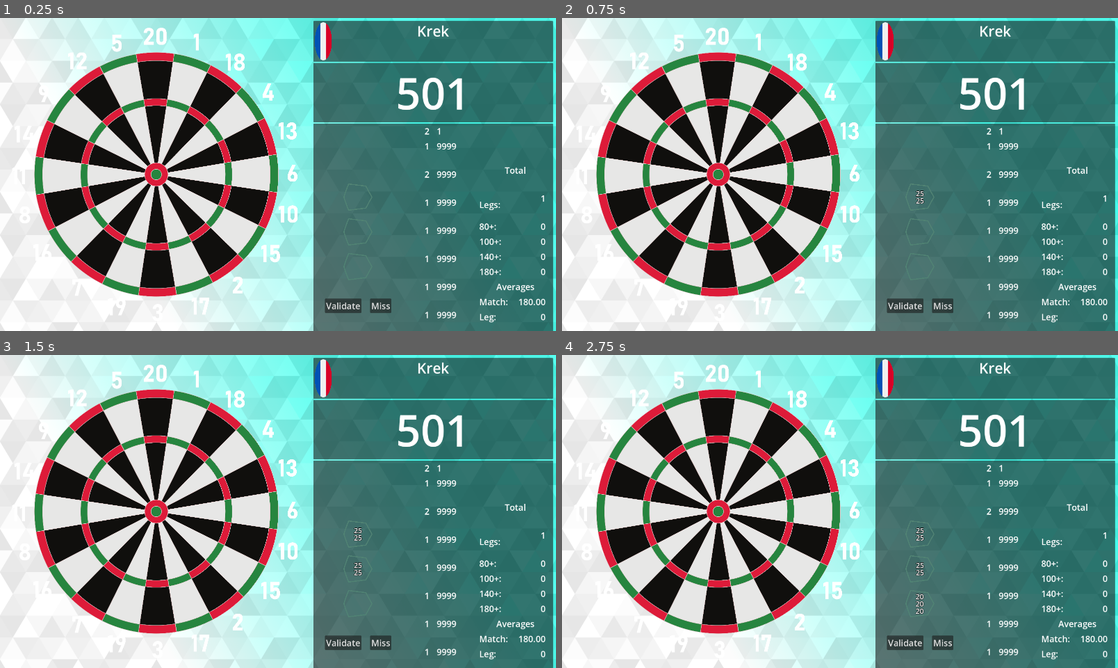
Above: before the commit, frames 1-4 (two rows, left to right).
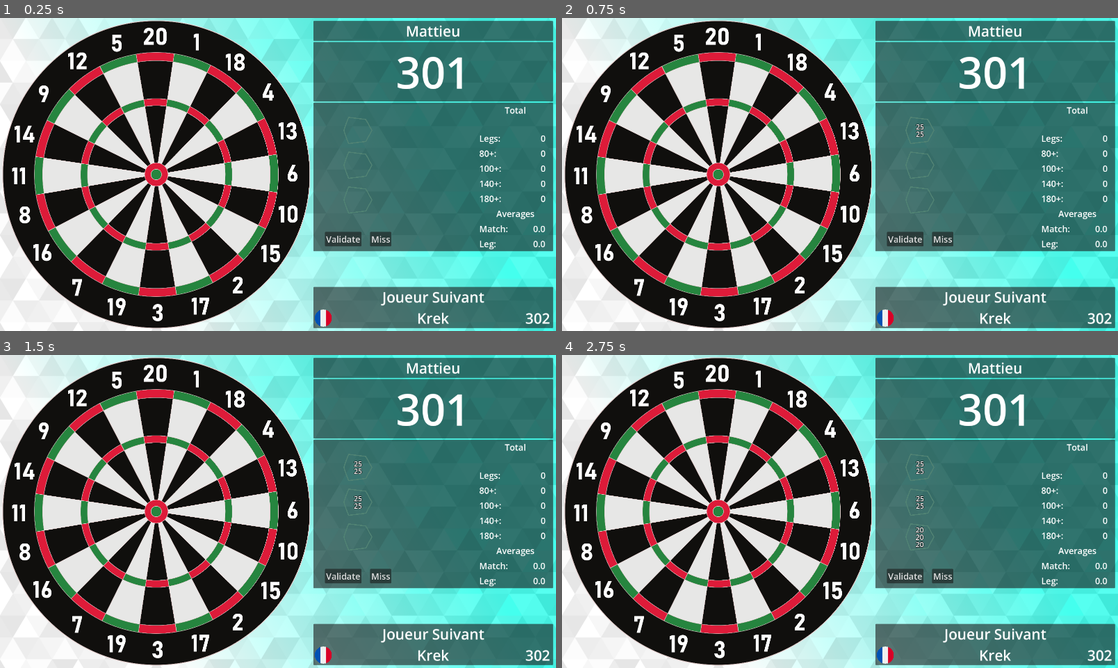
Above: after the commit, the same moments.

Repository: Duschmolll/liDarts
Game: Godot game, scene res://x01.tscn
The game is run twice, just before and just after one commit, with the same random seed, the same clock (stepped at 60 frames per second) and the same inputs. This scene is started directly instead of the project's main scene.
Inputs (mouse positions are in pixels of both pictures, inside the frame that each line leads up to):
- Up to frame 1 (0.25 s): no input
- Up to frame 2 (0.75 s): click (717, 174) at 0.52 s
- Up to frame 3 (1.5 s): click (155, 511) at 1.27 s
- Up to frame 4 (2.75 s): click (717, 439) at 2.02 s

The runs differ from the first frame. In frame 1, 25% of the frame differs, in the area x 0-100%, y 0-100%; in frame 2, 25%; in frame 3, 25%; in frame 4, 25%.
Error before the commit: Invalid access of index '0' on a base object of type: 'Array'. (res://x_01.gd:66)

Commit message:
Sync 03/03/2025

Diff:
--- a/dartboard.tscn
+++ b/dartboard.tscn
@@ -65,7 +65,6 @@
 group20 = NodePath("Group20")
 
 [node name="DartboardBG" type="TextureRect" parent="."]
-visible = false
 layout_mode = 0
 offset_right = 2562.0
 offset_bottom = 2562.0
--- a/project.godot
+++ b/project.godot
@@ -12,7 +12,7 @@
 
 config/name="liDarts"
 run/main_scene="res://main_menu.tscn"
-config/features=PackedStringArray("4.3", "Forward Plus")
+config/features=PackedStringArray("4.4", "Forward Plus")
 config/icon="res://icon.svg"
 
 [autoload]
--- a/script/global_data.gd
+++ b/script/global_data.gd
@@ -101,7 +101,7 @@
 
 		for key in data.global_data.player_list.keys():
 			var current_player = data.global_data.player_list[key]
-			GlobalData.player_list[key] = Player.new()
+			GlobalData.player_list[key] = Player_old.new()
 			GlobalData.player_list[key].name = current_player.name
 			GlobalData.player_list[key].flag = current_player.flag
 			GlobalData.player_list[key].all_time_average_per_leg = current_player.all_time_average_per_leg
@@ -118,7 +118,7 @@
 
 		for key in data.global_data.player_selected.keys():
 			var current_player = data.global_data.player_selected[key]
-			GlobalData.player_selected[key] = Player.new()
+			GlobalData.player_selected[key] = Player_old.new()
 			GlobalData.player_selected[key].name = current_player.name
 			GlobalData.player_selected[key].flag = current_player.flag
 
--- a/script/player.gd
+++ b/script/player.gd
@@ -2,19 +2,19 @@
 
 var name: String
 var flag: String
-var dart_1: int = 0
-var dart_2: int = 0
-var dart_3: int = 0
-var total_throw: int = 0
-var turn: bool = false
+
+var throw: int = 0
+var throwList = Array([], TYPE_INT, "", null)
+var scoreList = Array([], TYPE_INT, "", null)
 var number_of_turn: int = 0
-var total_score: int = 0
+
+var score: int = 0
 var target_score: int = 0
+
 var leg: int = 0
 var average: float = 0.0
 var average_per_leg: float = 0.0
 
-var container: Node
 
 var score_80: int = 0
 var score_100: int = 0
@@ -33,3 +33,48 @@
 var all_time_leg: int
 var all_time_leg_win: int
 var all_time_total_score: int
+
+func _init(name:String, flag: String) -> void:
+	self.name = name
+	self.flag = flag
+
+func newGame(targetScore: int) -> void:
+
+	self.throw = 0
+	self.number_of_turn = 0
+
+	self.leg = 0
+	self.average = 0.0
+	self.average_per_leg = 0.0
+
+	self.target_score = targetScore
+	self.score = self.target_score
+
+func newThrow(newThrow: int) -> int:
+	self.throw = newThrow
+	self.score = self.score - newThrow
+
+	if self.score >= 0:
+		if newThrow >= 80:
+			if newThrow >= 180:
+				self.score_180 += 1
+			elif newThrow >= 140:
+				self.score_140 += 1
+			elif newThrow >= 100:
+				self.score_100 += 1
+			else:
+				self.score_80 += 1
+
+		self.throwList.append(self.throw)
+		self.scoreList.append(self.score)
+
+		if self.score > 0:
+			return 1
+		else:
+			return 0
+	else:
+		self.throw = 0
+		self.throwList.append(self.throw)
+		self.score = self.scoreList[-1]
+		self.scoreList.append(self.score)
+		return -1
--- /dev/null
+++ b/script/player_old.gd
@@ -0,0 +1,36 @@
+class_name Player_old
+
+var name: String
+var flag: String
+
+var dart_1: int = 0
+var dart_2: int = 0
+var dart_3: int = 0
+var total_throw: int = 0
+var turn: bool = false
+var number_of_turn: int = 0
+var total_score: int = 0
+var target_score: int = 0
+var leg: int = 0
+var average: float = 0.0
+var average_per_leg: float = 0.0
+
+var container: Node
+
+var score_80: int = 0
+var score_100: int = 0
+var score_140: int = 0
+var score_180: int = 0
+
+#Global Stats
+var all_time_average_per_leg: float
+var all_time_average_per_throw: float
+var all_time_throw: int
+var all_time_dart: int
+var all_time_score_80: int
+var all_time_score_100: int
+var all_time_score_140: int
+var all_time_score_180: int
+var all_time_leg: int
+var all_time_leg_win: int
+var all_time_total_score: int
--- a/x01.tscn
+++ b/x01.tscn
@@ -49,10 +49,23 @@
 var history_throw = []
 var history_score = []
 
-# Called when the node enters the scene tree for the first time.
+func newGame() -> void:
+	for elem in history_score:
+		elem.text = \"\"
+	for elem in history_throw:
+		elem.text = \"\"
+
+func update(player: Player) -> void:
+	var length = min(len(player.throwList), len(history_score))
+	var k = 0
+	for i in range(len(player.throwList) - 1, (len(player.throwList) - length - 1), -1):
+		history_throw[k].text = str(player.throwList[i])
+		history_score[k].text = str(player.scoreList[i])
+		k += 1
+
 func _ready() -> void:
 	history_throw = [history_01_throw, history_02_throw, history_03_throw, history_04_throw, history_05_throw, history_06_throw, history_07_throw, history_08_throw, history_09_throw]
-	history_score = [history_01_score, history_02_score, history_03_score, history_04_score, history_05_score, history_06_score,history_07_score,history_08_score, history_09_score]
+	history_score = [history_01_score, history_02_score, history_03_score, history_04_score, history_05_score, history_06_score, history_07_score, history_08_score, history_09_score]
 "
 
 [sub_resource type="GDScript" id="GDScript_dttjp"]
@@ -66,11 +79,22 @@
 @export var stat_average: Label
 @export var stat_average_leg: Label
 
-var statistic_total = []
-
-func _ready() -> void:
-	statistic_total = [stat_80, stat_100, stat_140, stat_180]
+
+func fromPlayer(player: Player) -> void:
+	stat_leg.text = str(player.leg)
+	stat_80.text = str(player.score_80)
+	stat_100.text = str(player.score_100)
+	stat_140.text = str(player.score_140)
+	stat_180.text = str(player.score_180)
+
+	stat_average.text = str(player.average)
+	stat_average_leg.text = str(player.average_per_leg)
+
+func update(player: Player) -> void:
+	fromPlayer(player)
 "
+
+[sub_resource type="StyleBoxEmpty" id="StyleBoxEmpty_e2ibp"]
 
 [node name="Control" type="Control" node_paths=PackedStringArray("dartboard", "dartScore", "dartScoreBtn", "infoPanel")]
 layout_mode = 3
@@ -106,7 +130,7 @@
 anchor_left = 1.0
 anchor_right = 1.0
 offset_left = -848.0
-offset_bottom = 812.0
+offset_bottom = 815.0
 grow_horizontal = 0
 theme_override_constants/margin_left = 10
 theme_override_constants/margin_top = 10
@@ -139,7 +163,8 @@
 [node name="Flag" type="TextureRect" parent="PlayerPanel/VBoxContainer/Name/MarginContainer"]
 layout_mode = 2
 texture = ExtResource("2_weocv")
-expand_mode = 4
+expand_mode = 1
+stretch_mode = 5
 
 [node name="CenterContainer" type="CenterContainer" parent="PlayerPanel/VBoxContainer/Name"]
 layout_mode = 2
@@ -151,8 +176,7 @@
 layout_mode = 2
 size_flags_horizontal = 3
 theme_override_font_sizes/font_size = 50
-text = "Krek
-"
+text = "Krek"
 horizontal_alignment = 1
 vertical_alignment = 1
 
@@ -263,7 +287,7 @@
 history_06_throw = NodePath("CenterContainer6/Shot00/score")
 history_06_score = NodePath("CenterContainer6/Shot00/rem_score")
 history_07_throw = NodePath("CenterContainer7/Shot00/score")
-history_07_score = NodePath("CenterContainer6/Shot00/rem_score")
+history_07_score = NodePath("CenterContainer7/Shot00/rem_score")
 history_08_throw = NodePath("CenterContainer8/Shot00/score")
 history_08_score = NodePath("CenterContainer8/Shot00/rem_score")
 history_09_throw = NodePath("CenterContainer9/Shot00/score")
@@ -309,8 +333,7 @@
 custom_minimum_size = Vector2(100, 0)
 layout_mode = 2
 theme_override_font_sizes/font_size = 30
-text = "9999
-"
+text = "9999"
 
 [node name="CenterContainer3" type="CenterContainer" parent="PlayerPanel/VBoxContainer/PanelContainer/MarginContainer/CenterContainer/History"]
 layout_mode = 2
@@ -331,8 +354,7 @@
 custom_minimum_size = Vector2(100, 0)
 layout_mode = 2
 theme_override_font_sizes/font_size = 30
-text = "9999
-"
+text = "9999"
 
 [node name="CenterContainer4" type="CenterContainer" parent="PlayerPanel/VBoxContainer/PanelContainer/MarginContainer/CenterContainer/History"]
 layout_mode = 2
@@ -353,8 +375,7 @@
 custom_minimum_size = Vector2(100, 0)
 layout_mode = 2
 theme_override_font_sizes/font_size = 30
-text = "9999
-"
+text = "9999"
 
 [node name="CenterContainer5" type="CenterContainer" parent="PlayerPanel/VBoxContainer/PanelContainer/MarginContainer/CenterContainer/History"]
 layout_mode = 2
@@ -375,8 +396,7 @@
 custom_minimum_size = Vector2(100, 0)
 layout_mode = 2
 theme_override_font_sizes/font_size = 30
-text = "9999
-"
+text = "9999"
 
 [node name="CenterContainer6" type="CenterContainer" parent="PlayerPanel/VBoxContainer/PanelContainer/MarginContainer/CenterContainer/History"]
 layout_mode = 2
@@ -397,8 +417,7 @@
 custom_minimum_size = Vector2(100, 0)
 layout_mode = 2
 theme_override_font_sizes/font_size = 30
-text = "9999
-"
+text = "9999"
 
 [node name="CenterContainer7" type="CenterContainer" parent="PlayerPanel/VBoxContainer/PanelContainer/MarginContainer/CenterContainer/History"]
 layout_mode = 2
@@ -419,8 +438,7 @@
 custom_minimum_size = Vector2(100, 0)
 layout_mode = 2
 theme_override_font_sizes/font_size = 30
-text = "9999
-"
+text = "9999"
 
 [node name="CenterContainer8" type="CenterContainer" parent="PlayerPanel/VBoxContainer/PanelContainer/MarginContainer/CenterContainer/History"]
 layout_mode = 2
@@ -441,8 +459,7 @@
 custom_minimum_size = Vector2(100, 0)
 layout_mode = 2
 theme_override_font_sizes/font_size = 30
-text = "9999
-"
+text = "9999"
 
 [node name="CenterContainer9" type="CenterContainer" parent="PlayerPanel/VBoxContainer/PanelContainer/MarginContainer/CenterContainer/History"]
 layout_mode = 2
@@ -463,8 +480,7 @@
 custom_minimum_size = Vector2(100, 0)
 layout_mode = 2
 theme_override_font_sizes/font_size = 30
-text = "9999
-"
+text = "9999"
 
 [node name="CenterContainer3" type="CenterContainer" parent="PlayerPanel/VBoxContainer/PanelContainer/MarginContainer"]
 layout_mode = 2
@@ -505,8 +521,7 @@
 custom_minimum_size = Vector2(100, 0)
 layout_mode = 2
 theme_override_font_sizes/font_size = 30
-text = "1
-"
+text = "1"
 horizontal_alignment = 2
 
 [node name="80+" type="HBoxContainer" parent="PlayerPanel/VBoxContainer/PanelContainer/MarginContainer/CenterContainer3/Statistic"]
@@ -611,3 +626,78 @@
 theme_override_font_sizes/font_size = 30
 text = "0"
 horizontal_alignment = 2
+
+[node name="NextPlayer" type="MarginContainer" parent="."]
+layout_mode = 1
+anchors_preset = 3
+anchor_left = 1.0
+anchor_top = 1.0
+anchor_right = 1.0
+anchor_bottom = 1.0
+offset_left = -848.0
+offset_top = -89.0
+grow_horizontal = 0
+grow_vertical = 0
+theme_override_constants/margin_left = 10
+theme_override_constants/margin_top = 10
+theme_override_constants/margin_right = 10
+theme_override_constants/margin_bottom = 10
+
+[node name="PanelContainer" type="PanelContainer" parent="NextPlayer"]
+layout_mode = 2
+
+[node name="VBoxContainer" type="VBoxContainer" parent="NextPlayer/PanelContainer"]
+layout_mode = 2
+
+[node name="CenterContainer" type="CenterContainer" parent="NextPlayer/PanelContainer/VBoxContainer"]
+layout_mode = 2
+
+[node name="Name" type="Label" parent="NextPlayer/PanelContainer/VBoxContainer/CenterContainer"]
+layout_mode = 2
+size_flags_horizontal = 3
+theme_override_font_sizes/font_size = 50
+text = "Joueur Suivant"
+horizontal_alignment = 1
+vertical_alignment = 1
+
+[node name="PanelContainer" type="PanelContainer" parent="NextPlayer/PanelContainer/VBoxContainer"]
+layout_mode = 2
+theme_override_styles/panel = SubResource("StyleBoxEmpty_e2ibp")
+
+[node name="MarginContainer" type="MarginContainer" parent="NextPlayer/PanelContainer/VBoxContainer/PanelContainer"]
+custom_minimum_size = Vector2(69, 0)
+layout_mode = 2
+size_flags_horizontal = 0
+theme_override_constants/margin_left = 5
+theme_override_constants/margin_top = 5
+theme_override_constants/margin_right = 5
+theme_override_constants/margin_bottom = 5
+
+[node name="Flag" type="TextureRect" parent="NextPlayer/PanelContainer/VBoxContainer/PanelContainer/MarginContainer"]
+layout_mode = 2
+texture = ExtResource("2_weocv")
+expand_mode = 4
+
+[node name="CenterContainer2" type="CenterContainer" parent="NextPlayer/PanelContainer/VBoxContainer/PanelContainer"]
+layout_mode = 2
+
+[node name="Name" type="Label" parent="NextPlayer/PanelContainer/VBoxContainer/PanelContainer/CenterContainer2"]
+layout_mode = 2
+size_flags_horizontal = 3
+theme_override_font_sizes/font_size = 50
+text = "Krek"
+horizontal_alignment = 1
+vertical_alignment = 1
+
+[node name="MarginContainer2" type="MarginContainer" parent="NextPlayer/PanelContainer/VBoxContainer/PanelContainer"]
+layout_mode = 2
+theme_override_constants/margin_left = 10
+theme_override_constants/margin_right = 10
+
+[node name="Name" type="Label" parent="NextPlayer/PanelContainer/VBoxContainer/PanelContainer/MarginContainer2"]
+layout_mode = 2
+size_flags_horizontal = 3
+theme_override_font_sizes/font_size = 50
+text = "302"
+horizontal_alignment = 2
+vertical_alignment = 1
--- a/x_01.gd
+++ b/x_01.gd
@@ -4,6 +4,9 @@
 @export var dartScore: Control
 @export var dartScoreBtn: HBoxContainer
 @export var infoPanel: VBoxContainer
+
+var playerList = [Player.new("Mattieu", "xxx"), Player.new("Krek", "xxx")]
+var currentPlayer: Player
 
 func dartboardButton(btn, type) -> void:
 	match type:
@@ -25,18 +28,12 @@
 		"scoreSetting":
 			match btn.text:
 				"Validate":
-					var allFull: bool = true
 					var throwScore: int = 0
 					for dartValue in dartScore.buttonList:
-						if dartValue.label.text == "":
-							allFull = false
-						else:
-							throwScore += dartValue.value
-					if allFull:
-						print(throwScore)
-						for dartValue in dartScore.buttonList:
-							dartValue.label.text = ""
-							dartValue.value = 0
+						throwScore += dartValue.value
+
+					endTurn(throwScore)
+
 
 				"Miss":
 					for dartValue in dartScore.buttonList:
@@ -61,21 +58,39 @@
 	for btn: TextureButton in dartScore.buttonList:
 		btn.pressed.connect(Callable(self, "dartboardButton").bind(btn, "dartScore"))
 
-func initGame(playerList) -> void:
-	var key = playerList.keys()
-	var currentPlayer = GlobalData.player_list[key[0]]
+func initGame() -> void:
+
+	for player: Player in playerList:
+		player.newGame(301)
+
+	currentPlayer = playerList[0]
 
 	infoPanel.player_name.text = currentPlayer.name
 	infoPanel.player_flag.set_texture(load(currentPlayer.flag))
 	infoPanel.score_label.text = "301"
 	infoPanel.check_out_label.text = ""
 
+	infoPanel.statistic_container.fromPlayer(currentPlayer)
+	infoPanel.history_container.newGame()
+
+func endTurn(throwScore: int) -> void:
+
+	var throwBool:int = currentPlayer.newThrow(throwScore)
+
+	infoPanel.score_label.text = str(currentPlayer.score)
+
+	infoPanel.history_container.update(currentPlayer)
+	infoPanel.statistic_container.update(currentPlayer)
+
+	for dartValue in dartScore.buttonList:
+		dartValue.label.text = ""
+		dartValue.value = 0
+
+
 func _ready() -> void:
-
 	button_init()
 
-	var playerList = GlobalData.player_selected
-	initGame(playerList)
+	initGame()
 
 
 # Called every frame. 'delta' is the elapsed time since the previous frame.
Not shown: 1 places in add_player.tscn that only renumber resources
Not shown: 1 places in dartScore.tscn that only renumber resources
Not shown, added: dart_score.gd.uid
Not shown, added: dartboard.gd.uid
Not shown: 1 places in dartboard.tscn that only renumber resources
Not shown, added: dartboardButton.gd.uid
Not shown: 1 places in error_popup.tscn that only renumber resources
Not shown, added: gamemode/game_selection.gd.uid
Not shown: 1 places in gamemode/game_selection.tscn that only renumber resources
Not shown, added: gamemode/script/player_list_button.gd.uid
Not shown, added: gamemode/x_01/script/x_01_duo.gd.uid
Not shown: 1 places in gamemode/x_01/x_01_duo.tscn that only renumber resources
(and 19 more such lines)
